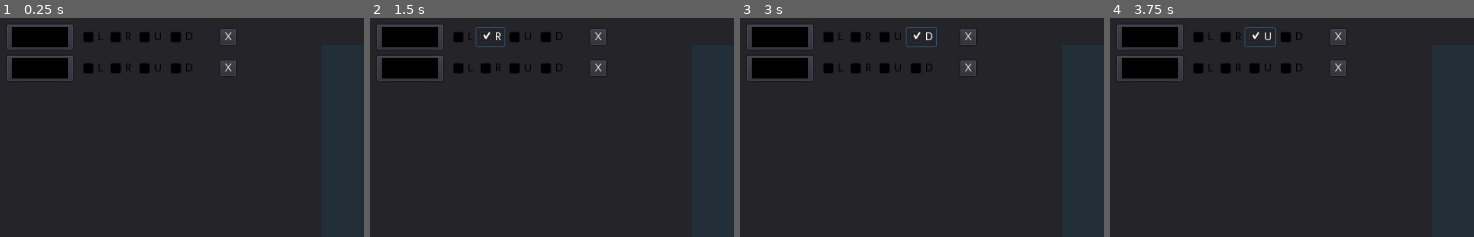
Above: before the commit, frames 1-4 (left to right).
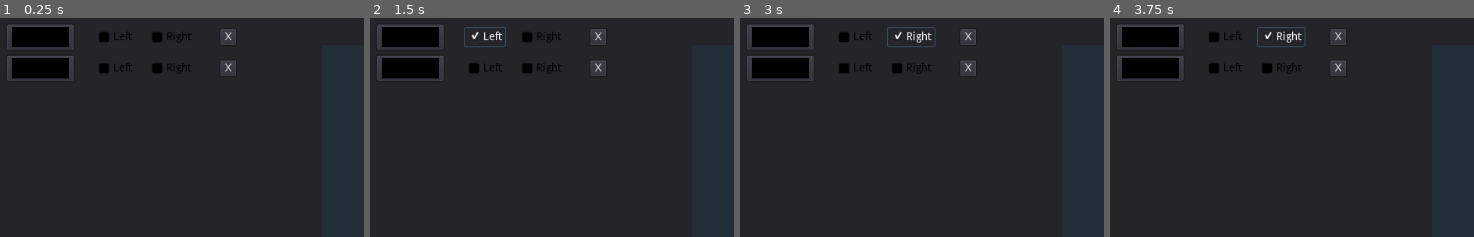
Above: after the commit, the same moments.

Repository: AndyGFX/AGFX_GD3_AntMovement_SIM
Game: Godot game, scene res://MAIN.tscn
The game is run twice, just before and just after one commit, with the same random seed, the same clock (stepped at 60 frames per second) and the same inputs.
Inputs (mouse positions are % of the whole screen's width and height, from its top left):
- Up to frame 1 (0.25 s): no input
- Up to frame 2 (1.5 s): click (13, 4) at 0.5 s, where only the run before the commit has a clickable "L"; click (16, 4) at 1.25 s, where only the run after the commit has a clickable "Left"
- Up to frame 3 (3 s): click (17, 4) at 2 s, where only the run before the commit has a clickable "R"; click (24, 4) at 2.75 s, where only the run after the commit has a clickable "Right"
- Up to frame 4 (3.75 s): click (21, 4) at 3.5 s, where only the run before the commit has a clickable "U"
The pictures show only the part of the screen within x 0-50%, y 0-50%; the shares and areas given below are measured in that part.

The runs differ from the first frame. In frame 1, 1.4% of the frame differs, in the area x 18-53%, y 3-29%; in frame 2, 1.5%; in frame 3, 1.6%; in frame 4, 1.6%, in the area x 18-54%, y 3-29%.

Commit message:
Minor bug fixed

Diff:
--- a/MAIN.gd
+++ b/MAIN.gd
@@ -13,6 +13,7 @@
 
 
 func _on_ButtonBUILD_pressed():
+
 	pass # Replace with function body.
 
 
@@ -22,7 +23,15 @@
 
 func _on_ButtonADD_pressed():
 	var new_rule = item_tmp.instance()
+	var new_itemName = "RuleItem "+String(get_node("Panel-control/ScrollContainer/ItemList").get_child_count()-1)
+	new_rule.name = new_itemName
 	get_node("Panel-control/ScrollContainer/ItemList").add_child(new_rule)
+
+	var id = 0
+	for item in get_node("Panel-control/ScrollContainer/ItemList").get_children():
+		item.name = "Item "+String(id)
+		id=id+1
+
 	pass # Replace with function body.
 
 
--- a/Prefabs/ItemTemplate/RuleItem.gd
+++ b/Prefabs/ItemTemplate/RuleItem.gd
@@ -2,25 +2,17 @@
 
 var chk_L;
 var chk_R;
-var chk_U;
-var chk_D;
 
 func _ready():
 	self.chk_L = get_node("CheckBox-L")
 	self.chk_R = get_node("CheckBox-R")
-	self.chk_U = get_node("CheckBox-U")
-	self.chk_D = get_node("CheckBox-D")
 	self.UncheckCheckbox()
 
 
 func UncheckCheckbox():
-	self.chk_D.pressed = false
-	self.chk_U.pressed = false
 	self.chk_L.pressed = false
 	self.chk_R.pressed = false
 
-	self.chk_D.modulate = Color.black
-	self.chk_U.modulate = Color.black
 	self.chk_L.modulate = Color.black
 	self.chk_R.modulate = Color.black
 
@@ -29,6 +21,13 @@
 	var items_count = get_parent().get_child_count()
 	if items_count>2:
 		queue_free()
+
+	var id = 0
+	for item in get_parent().get_children():
+		print(item.name)
+		item.name = "Item "+String(id)
+		id=id+1
+
 	pass
 
 
@@ -42,15 +41,3 @@
 	self.UncheckCheckbox()
 	self.chk_R.pressed = true
 	self.chk_R.modulate = Color.white
-
-
-func _on_CheckBoxU_pressed():
-	self.UncheckCheckbox()
-	self.chk_U.pressed = true
-	self.chk_U.modulate = Color.white
-
-
-func _on_CheckBoxD_pressed():
-	self.UncheckCheckbox()
-	self.chk_D.pressed = true
-	self.chk_D.modulate = Color.white
--- a/Prefabs/ItemTemplate/RuleItem.tscn
+++ b/Prefabs/ItemTemplate/RuleItem.tscn
@@ -10,37 +10,22 @@
 [node name="ColorPickerButton" type="ColorPickerButton" parent="."]
 margin_left = 4.0
 margin_top = 4.0
-margin_right = 88.0
+margin_right = 89.0
 margin_bottom = 36.0
 
 [node name="CheckBox-L" type="CheckBox" parent="."]
-margin_left = 96.0
+margin_left = 116.0
 margin_top = 8.0
-margin_right = 131.0
+margin_right = 168.0
 margin_bottom = 32.0
-text = "L"
+text = "Left"
 
 [node name="CheckBox-R" type="CheckBox" parent="."]
-margin_left = 131.0
+margin_left = 184.0
 margin_top = 8.0
-margin_right = 167.0
+margin_right = 244.0
 margin_bottom = 32.0
-text = "R"
-
-[node name="CheckBox-U" type="CheckBox" parent="."]
-margin_left = 168.0
-margin_top = 8.0
-margin_right = 192.0
-margin_bottom = 32.0
-text = "U"
-
-[node name="CheckBox-D" type="CheckBox" parent="."]
-modulate = Color( 0.231373, 0.231373, 0.231373, 1 )
-margin_left = 208.0
-margin_top = 8.0
-margin_right = 232.0
-margin_bottom = 32.0
-text = "D"
+text = "Right"
 
 [node name="Button" type="Button" parent="."]
 margin_left = 277.0
@@ -51,6 +36,4 @@
 
 [connection signal="pressed" from="CheckBox-L" to="." method="_on_CheckBoxL_pressed"]
 [connection signal="pressed" from="CheckBox-R" to="." method="_on_CheckBoxR_pressed"]
-[connection signal="pressed" from="CheckBox-U" to="." method="_on_CheckBoxU_pressed"]
-[connection signal="pressed" from="CheckBox-D" to="." method="_on_CheckBoxD_pressed"]
 [connection signal="pressed" from="Button" to="." method="_on_Button_pressed"]
